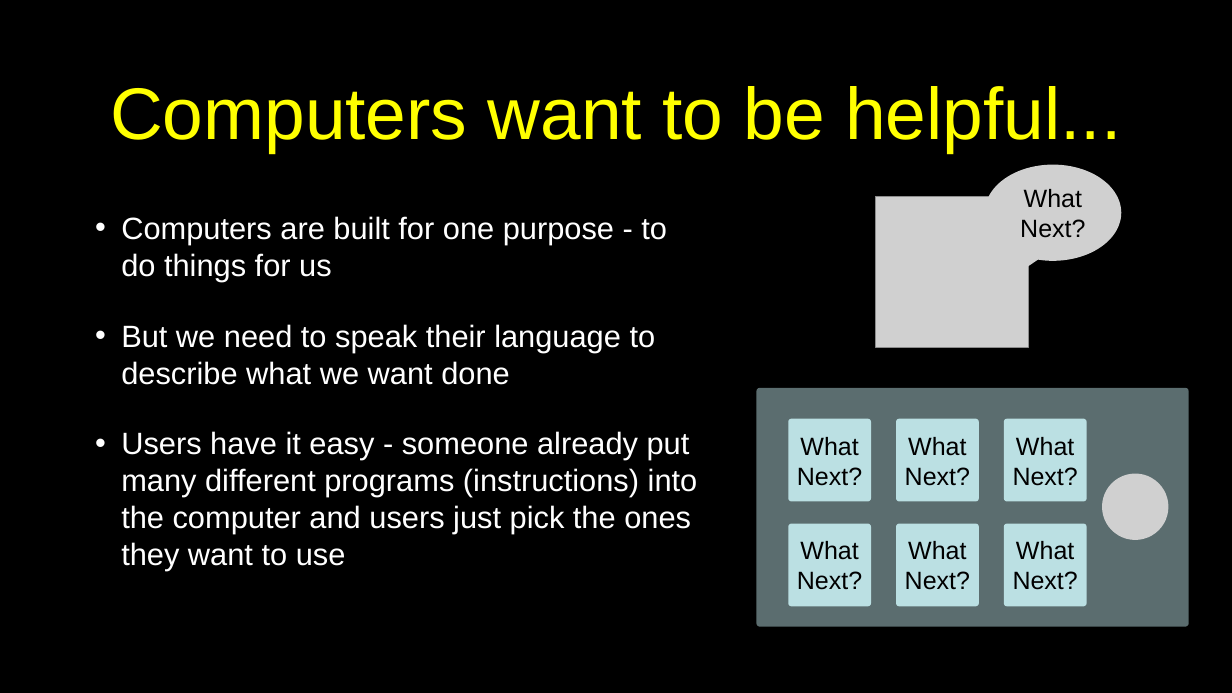
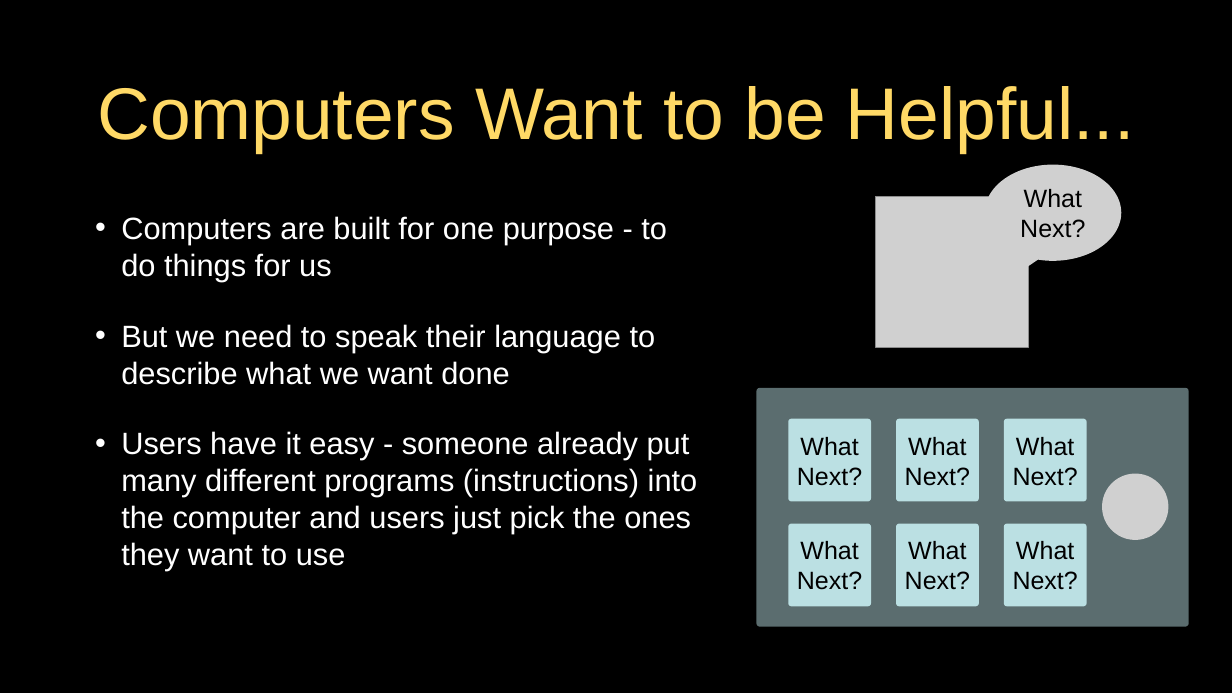
Before and after one commit to csev/py4e, a slide deck: slide 2 of lectures3/Pythonlearn-01-Intro.pptx. Drawn at 1232x693 pixels with LibreOffice and Linux fonts; fonts in the diff are those of the drawing; grey boxes stand for pictures. Boxes give left, top, right and bottom in pixels: in the first picture for what was removed or moved away, otherwise in the second. Text is boxed around its words. In the diff, an @@ line names an element or a change of style, - is before the commit and + after.

```diff
--- a/lectures3/Pythonlearn-01-Intro.pptx
+++ b/lectures3/Pythonlearn-01-Intro.pptx
@@ title at box(97, 86, 1134, 153): text changed; text colour #FFFF00 to #FFD966 @@
-Computers want to be helpful...
+Computers Want to be Helpful...
```
Also in this commit, not shown: 29 other slides changed, 7 other files.
